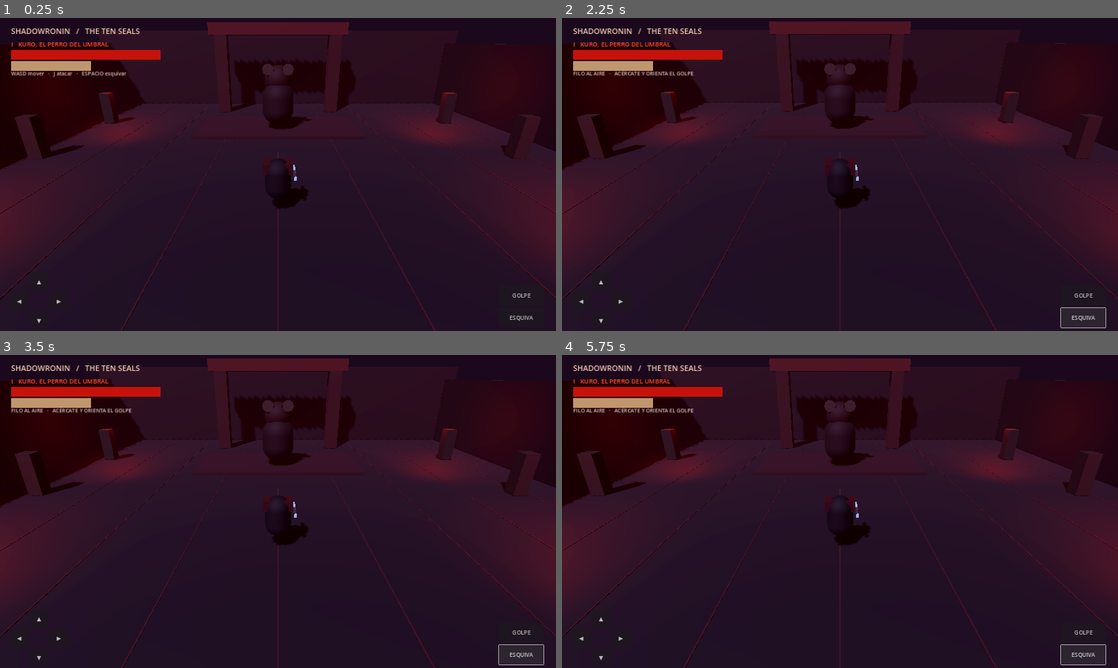
Above: before the commit, frames 1-4 (two rows, left to right).
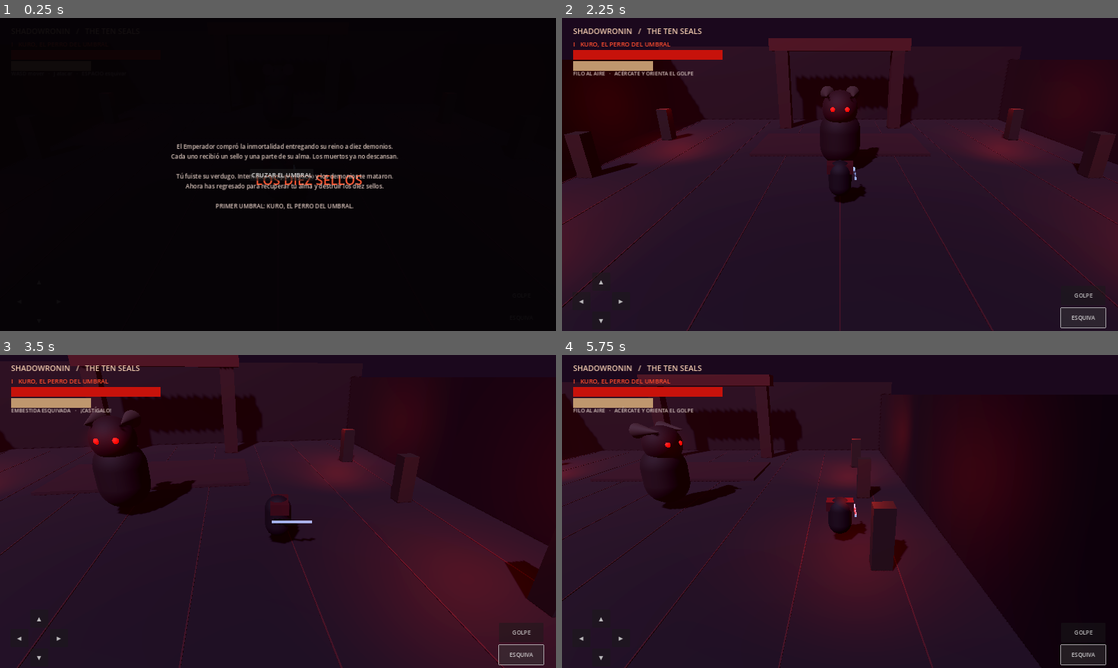
Above: after the commit, the same moments.

Repository: orbitalronin94/ShadowRonin
Game: Godot game, scene res://scenes/main.tscn
Same seed, same stepped clock (60 frames per second), same inputs: the game is played once before the commit and once after it.
Inputs (mouse positions are in pixels of both pictures, inside the frame that each line leads up to):
- Up to frame 1 (0.25 s): no input
- Up to frame 2 (2.25 s): click (845, 174) at 0.5 s, where only the run after the commit has a clickable "CRUZAR EL UMBRAL"; click "GOLPE" at 1.25 s; click "ESQUIVA" at 2 s
- Up to frame 3 (3.5 s): tap Enter at 2.75 s; hold D (move_right) from 2.78 s (still down); tap J (attack) at 2.85 s
- Up to frame 4 (5.75 s): release D (move_right) at 3.53 s; hold S (move_back) 3.53-4.28 s; tap Space (dodge) at 3.6 s; hold D (move_right) 4.28-5.03 s; tap R at 4.35 s; hold W (move_forward) from 5.03 s (still down); tap J (attack) at 5.1 s

The runs differ from the first frame. In frame 1, 92% of the frame differs, in the area x 0-100%, y 1-100%; in frame 2, 9.7%; in frame 3, 26%; in frame 4, 28%.

Commit message:
Add concise lore prologue and explicit encounter start

Diff:
--- a/scripts/main.gd
+++ b/scripts/main.gd
@@ -8,6 +8,7 @@
 var player_bar: ProgressBar
 var status_label: Label
 var canvas_layer: CanvasLayer
+var intro_panel: ColorRect
 var telegraph_ring: MeshInstance3D
 var camera_shake := 0.0
 var ended := false
@@ -174,6 +175,44 @@
 	_touch_button(root, "▶", Vector2(144, -112), Vector2(52, 52), func(): player.set_touch_axis(Vector2(1, 0)), func(): player.set_touch_axis(Vector2.ZERO))
 	_touch_button(root, "▲", Vector2(87, -168), Vector2(52, 52), func(): player.set_touch_axis(Vector2(0, -1)), func(): player.set_touch_axis(Vector2.ZERO))
 	_touch_button(root, "▼", Vector2(87, -56), Vector2(52, 52), func(): player.set_touch_axis(Vector2(0, 1)), func(): player.set_touch_axis(Vector2.ZERO))
+	_show_intro(root)
+
+func _show_intro(parent: Control) -> void:
+	intro_panel = ColorRect.new()
+	intro_panel.color = Color(0.018, 0.008, 0.018, 0.94)
+	intro_panel.set_anchors_and_offsets_preset(Control.PRESET_FULL_RECT)
+	parent.add_child(intro_panel)
+	var heading := Label.new()
+	heading.text = "LOS DIEZ SELLOS"
+	heading.position = Vector2(0, -170)
+	heading.set_anchors_and_offsets_preset(Control.PRESET_CENTER)
+	heading.add_theme_font_size_override("font_size", 38)
+	heading.add_theme_color_override("font_color", Color(0.95, 0.34, 0.2))
+	intro_panel.add_child(heading)
+	var lore := Label.new()
+	lore.text = "El Emperador compró la inmortalidad entregando su reino a diez demonios.\nCada uno recibió un sello y una parte de su alma. Los muertos ya no descansan.\n\nTú fuiste su verdugo. Intentaste romper el pacto y los demonios te mataron.\nAhora has regresado para recuperar tu alma y destruir los diez sellos.\n\nPRIMER UMBRAL: KURO, EL PERRO DEL UMBRAL."
+	lore.position = Vector2(-360, -90)
+	lore.size = Vector2(720, 210)
+	lore.set_anchors_and_offsets_preset(Control.PRESET_CENTER)
+	lore.horizontal_alignment = HORIZONTAL_ALIGNMENT_CENTER
+	lore.vertical_alignment = VERTICAL_ALIGNMENT_CENTER
+	lore.add_theme_font_size_override("font_size", 17)
+	lore.add_theme_color_override("font_color", Color(0.86, 0.78, 0.74))
+	intro_panel.add_child(lore)
+	var start := Button.new()
+	start.text = "CRUZAR EL UMBRAL"
+	start.size = Vector2(240, 58)
+	start.position = Vector2(-120, 150)
+	start.set_anchors_and_offsets_preset(Control.PRESET_CENTER)
+	start.add_theme_font_size_override("font_size", 18)
+	start.pressed.connect(_start_encounter)
+	intro_panel.add_child(start)
+
+func _start_encounter() -> void:
+	intro_panel.queue_free()
+	player.enable_controls()
+	boss.begin_encounter()
+	status_label.text = "KURO TE HA OLFATEADO   ·   PREPÁRATE"
 
 func _bar(parent: Control, at: Vector2, dimensions: Vector2, fill: Color) -> ProgressBar:
 	var bar := ProgressBar.new()
